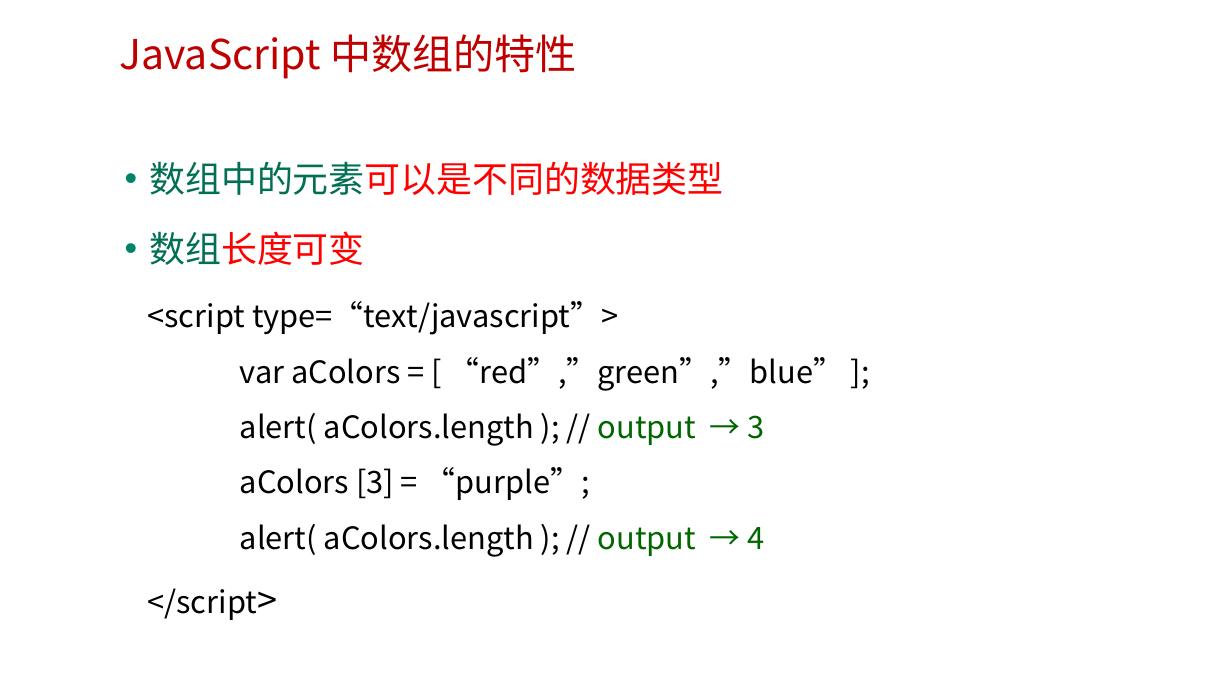
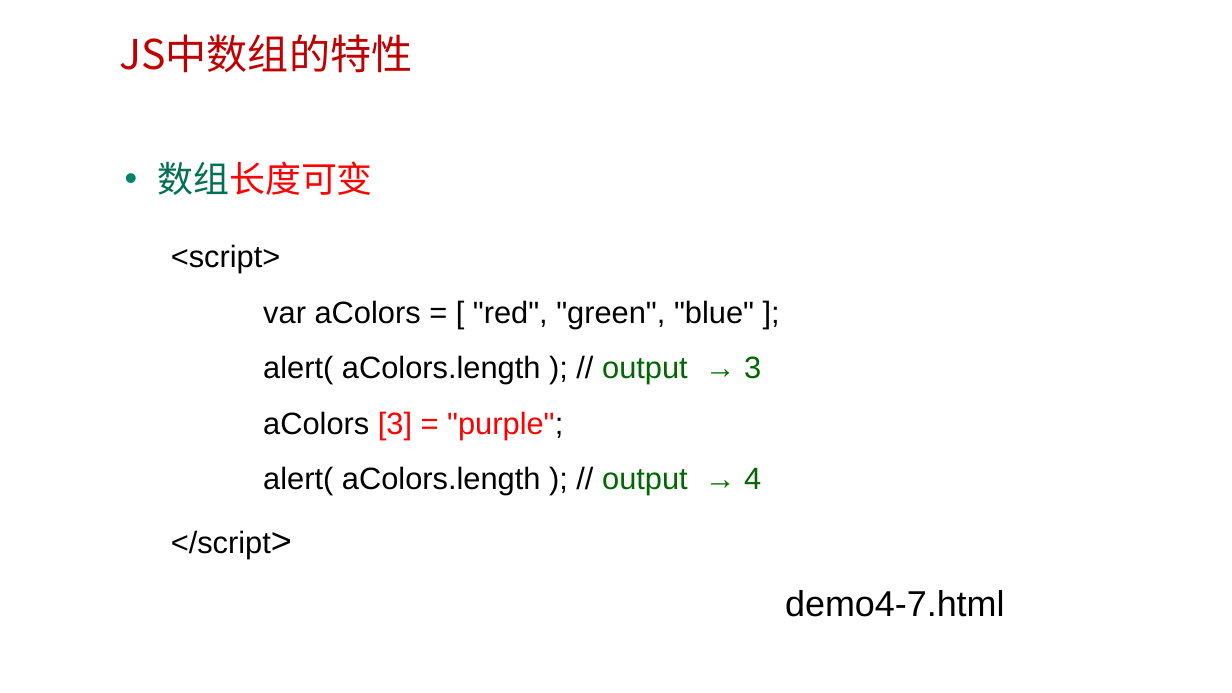
Before and after one commit to edu2act/course-web2, a slide deck: slide 19 of materials/slides/第四章 字符串和数组.pptx (slide 18 before the commit). Drawn at 1232x693 pixels with LibreOffice and Linux fonts; fonts in the diff are those of the drawing; background and template pictures are left out. Boxes give left, top, right and bottom in pixels: in the first picture for what was removed or moved away, otherwise in the second. Text is boxed around its words. In the diff, an @@ line names an element or a change of style, - is before the commit and + after.

```diff
--- a/materials/slides/第四章 字符串和数组.pptx
+++ b/materials/slides/第四章 字符串和数组.pptx
@@ text at [119,34,412,73]: text changed @@
-JavaScript 中数组的特性
+JS中数组的特性
@@ text at [149,161,723,195]: paragraph removed @@
-• 数组中的元素可以是不同的数据类型
@@ text "<script>": place and size @@
-text "<script>" at [147,301,844,620]
+text "<script>" at [171,244,761,558]
@@ text at [171,244,754,328]: text changed; font Noto Sans CJK SC to Arial @@
-  <script type=“text/javascript”>
-  var aColors = [ “red”,”green”,”blue” ];
+  <script>
+  var aColors = [ "red", "green", "blue" ];
@@ text at [171,355,761,558]: font Noto Sans CJK SC to Arial in "alert( aColors.length ); // output → 3", "alert( aColors.length ); // output → 4", "</script>" @@
@@ text at [263,411,563,439]: text changed; font Noto Sans CJK SC to Arial; text colour #000000 to #FF0000 @@
-  aColors [3] = “purple”;
+  aColors [3] = "purple";
@@ text added at [785,590,1004,617], 28 pt, text #000000 @@
+demo4-7.html
```
Also in this commit, not shown: 15 other slides changed, 14 slides added, 4 slides removed.
